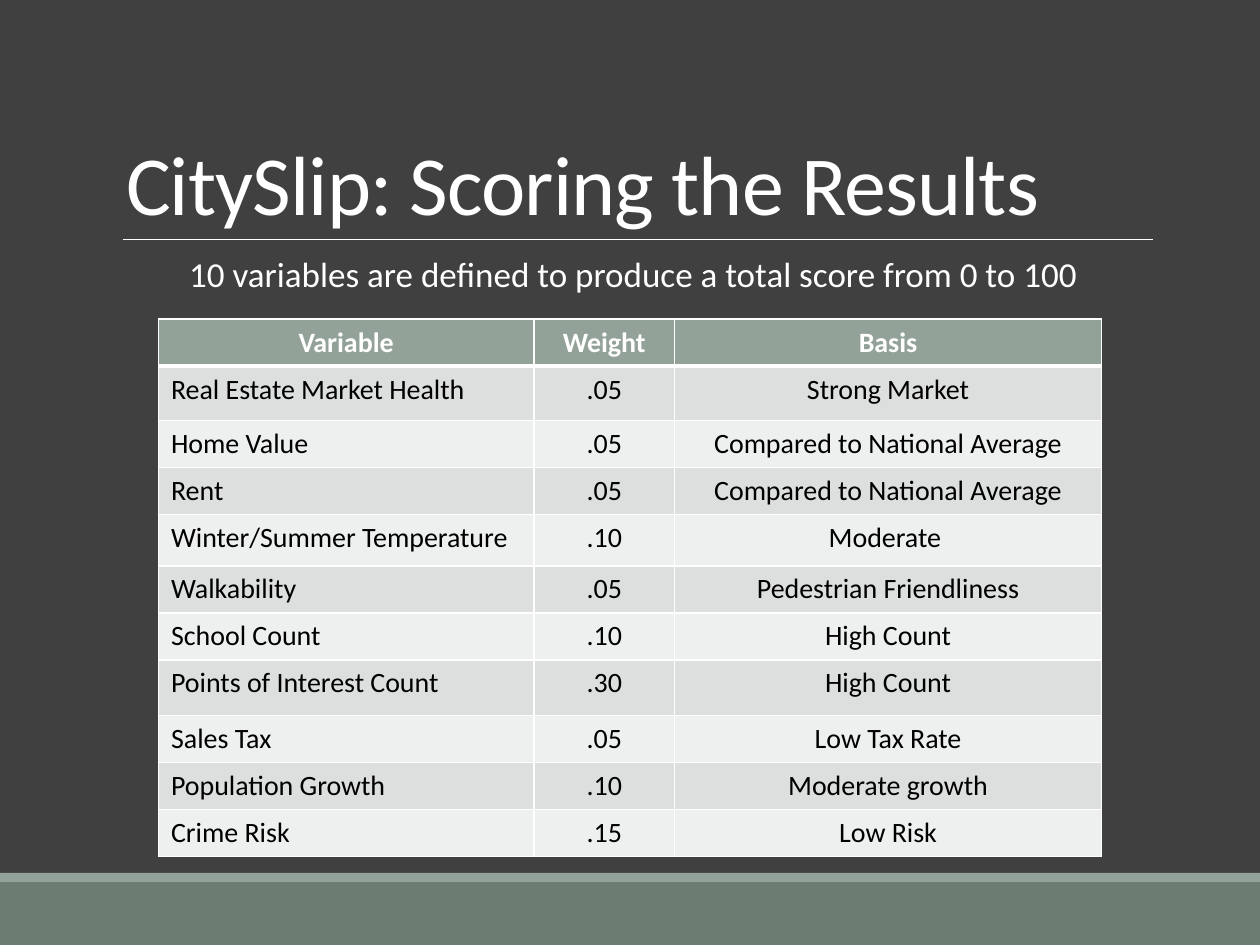
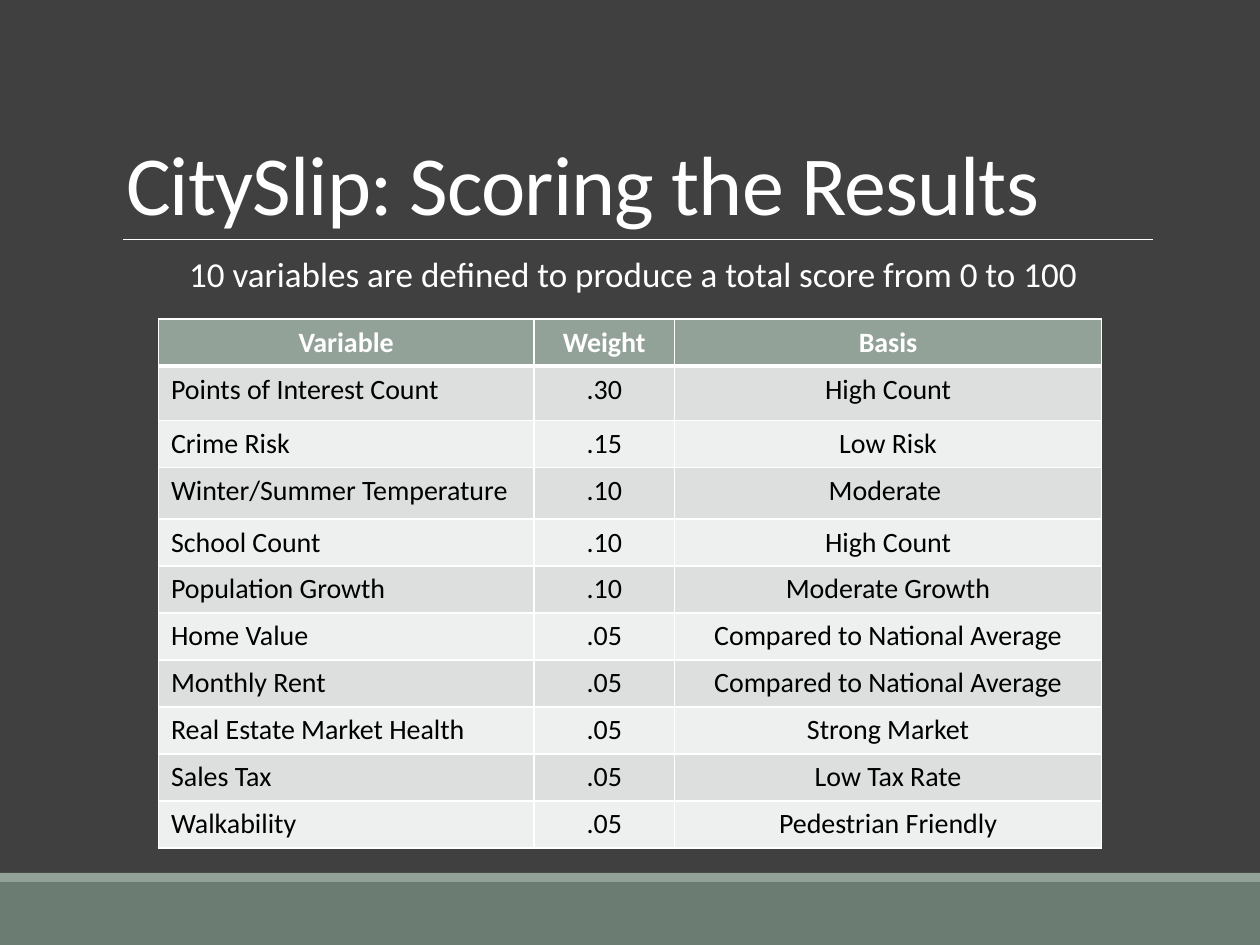
Before and after one commit to miriambrk/CityScore-ZipSlip-, a slide deck: slide 7 of Data Analysis Details/CityZip_Presentation.pptx. Drawn at 1260x945 pixels with LibreOffice and Linux fonts; fonts in the diff are those of the drawing. Boxes give left, top, right and bottom in pixels: in the first picture for what was removed or moved away, otherwise in the second. Text is boxed around its words. In the diff, an @@ line names an element or a change of style, - is before the commit and + after.

Commit message:
ordered score items - MAB

```diff
--- a/Data Analysis Details/CityZip_Presentation.pptx
+++ b/Data Analysis Details/CityZip_Presentation.pptx
@@ table at <box>159,319,1102,847</box> @@
+row 2: Points of Interest Count | .30 | High Count
+row 3: Crime Risk | .15 | Low Risk
+row 4: Winter/Summer Temperature | .10 | Moderate
+row 5: School Count | .10 | High Count
+row 6: Population Growth | .10 | Moderate Growth
+row 7: Home Value | .05 | Compared to National Average
+row 8: Monthly Rent | .05 | Compared to National Average
-row 3: Home Value | .05 | Compared to National Average
-row 4: Rent | .05 | Compared to National Average
-row 5: Winter/Summer Temperature | .10 | Moderate
-row 6: Walkability | .05 | Pedestrian Friendliness
-row 7: School Count | .10 | High Count
-row 8: Points of Interest Count | .30 | High Count
-row 10: Population Growth | .10 | Moderate growth
-row 11: Crime Risk | .15 | Low Risk
+row 11: Walkability | .05 | Pedestrian Friendly
```
